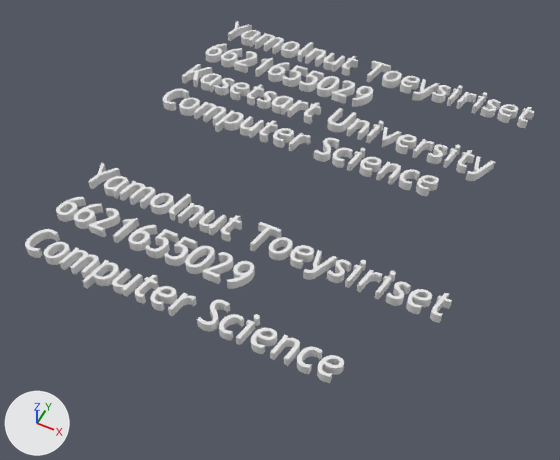
What one commit did to the glTF model name.glb.
The view is the same before and after, from a 50 mm lens placed at (8.77, -6.3, 11.33), pointed at (4.0, 3.25, -0.61). Lighting does not change. The marker at lower left points along +X, +Y and +Z. Vertices at the same position are counted once.

Objects in the first picture: 'Text.001', 'Text.002'.
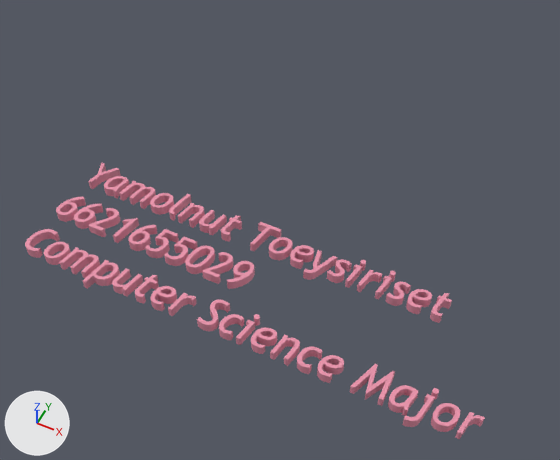
Boxes [x1, y1, x2, y2] around the edits, measured in the pictures (560 x 460 px):
'Text.002', reshaped (8% wider, 25% taller): before [25, 162, 452, 383]; after [25, 162, 485, 439]
'Text.001', deleted: before [163, 21, 535, 196]
part 1 of me_text_001, added: after [455, 412, 485, 439]
part 2 of me_text_001, added (pink): after [431, 403, 460, 432]
part 3 of me_text_001, added: after [431, 388, 439, 400]
part 4 of me_text_001, added (pink): after [388, 385, 418, 416]
part 5 of me_text_001, added: after [402, 394, 435, 427]
part 6 of me_text_001, added (pink): after [350, 364, 395, 406]
part 7 of me_text_001, recoloured (white to pink): [25, 162, 452, 383] in both

The edits, one by one:
Material 'Material' (mat_material) is new.
Its base color is (0.801, 0.284, 0.396) (pink #e791a9).
me_text_001 is used by ob_text_002; location (0.0, 2.12, 0.0).
me_text_001 had 13382 vertices, 26636 faces and spanned x 0.05..7.8, y -2.17..0.6, z -0.1..0.1.
me_text_001 now has 14590 vertices, 29036 faces and spans x 0.05..9.0, y -2.17..0.6, z -0.1..0.1.
me_text_001 part 1: the loose piece of 132 vertices spanning x 6.14..6.46, y 0.0..0.44, z -0.1..0.1 is copied, and the copy is moved by (2.54, -2.0, 0.0), in mat_material (pink #e791a9); it spans x 8.68..9.0, y -2.0..-1.56, z -0.1..0.1.
me_text_001 part 2: the loose piece of 384 vertices spanning x 4.27..4.67, y -0.01..0.44, z -0.1..0.1 is copied, and the copy is moved by (3.96, -2.0, 0.0), in mat_material (pink #e791a9); it spans x 8.23..8.63, y -2.01..-1.56, z -0.1..0.1.
me_text_001 part 3: a new loose piece, a 96-sided cylinder along z spanning x 8.08..8.19, y -1.51..-1.41, z -0.1..0.1, in mat_material (pink #e791a9).
me_text_001 part 4: the loose piece of 390 vertices spanning x 0.49..0.89, y -0.01..0.44, z -0.1..0.1 is copied, and the copy is moved by (7.01, -2.0, 0.0), in mat_material (pink #e791a9); it spans x 7.5..7.89, y -2.01..-1.56, z -0.1..0.1.
me_text_001 part 5: a new loose piece of 84 vertices spanning x 7.85..8.16, y -2.17..-1.57, z -0.1..0.1, in mat_material (pink #e791a9).
me_text_001 part 6: a new loose piece of 26 vertices spanning x 6.85..7.43, y -2.01..-1.42, z -0.1..0.1, in mat_material (pink #e791a9).
me_text_001 part 7: 26636 faces spanning x 0.05..7.8, y -2.17..0.6, z -0.1..0.1 switch from no material to mat_material (pink #e791a9).
Object 'Text.001' (ob_text_001) is deleted.
